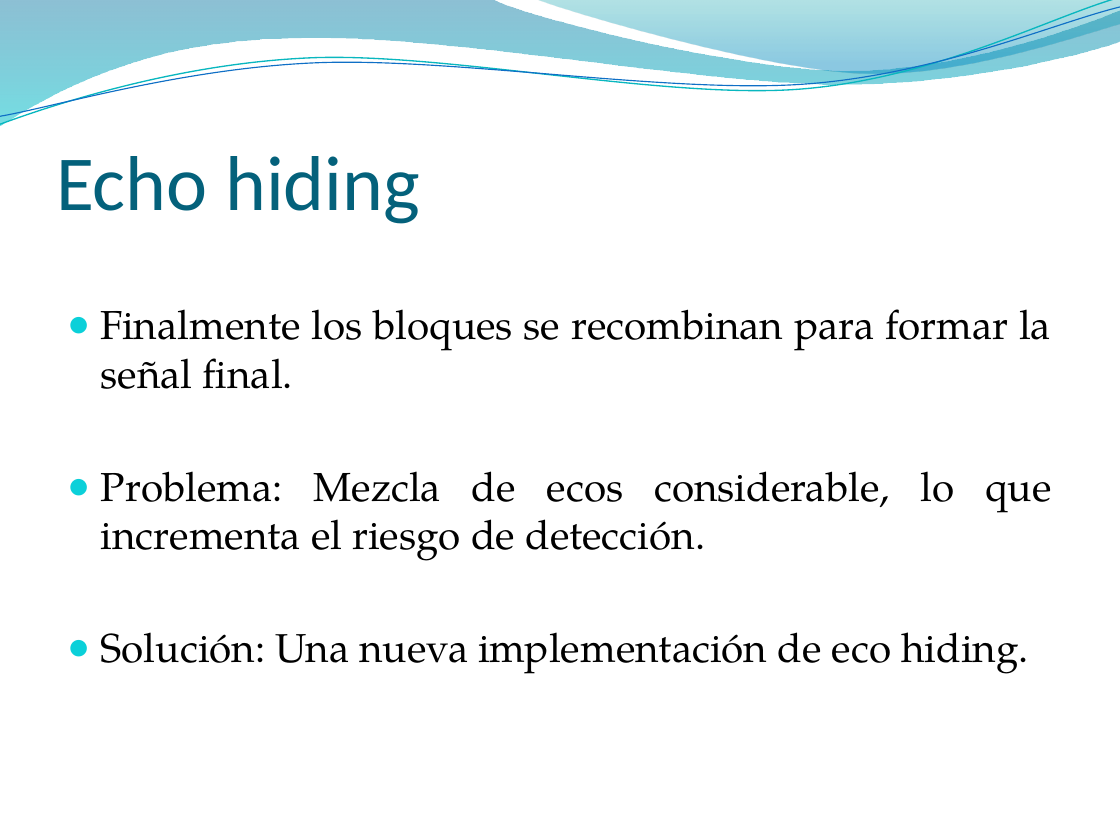
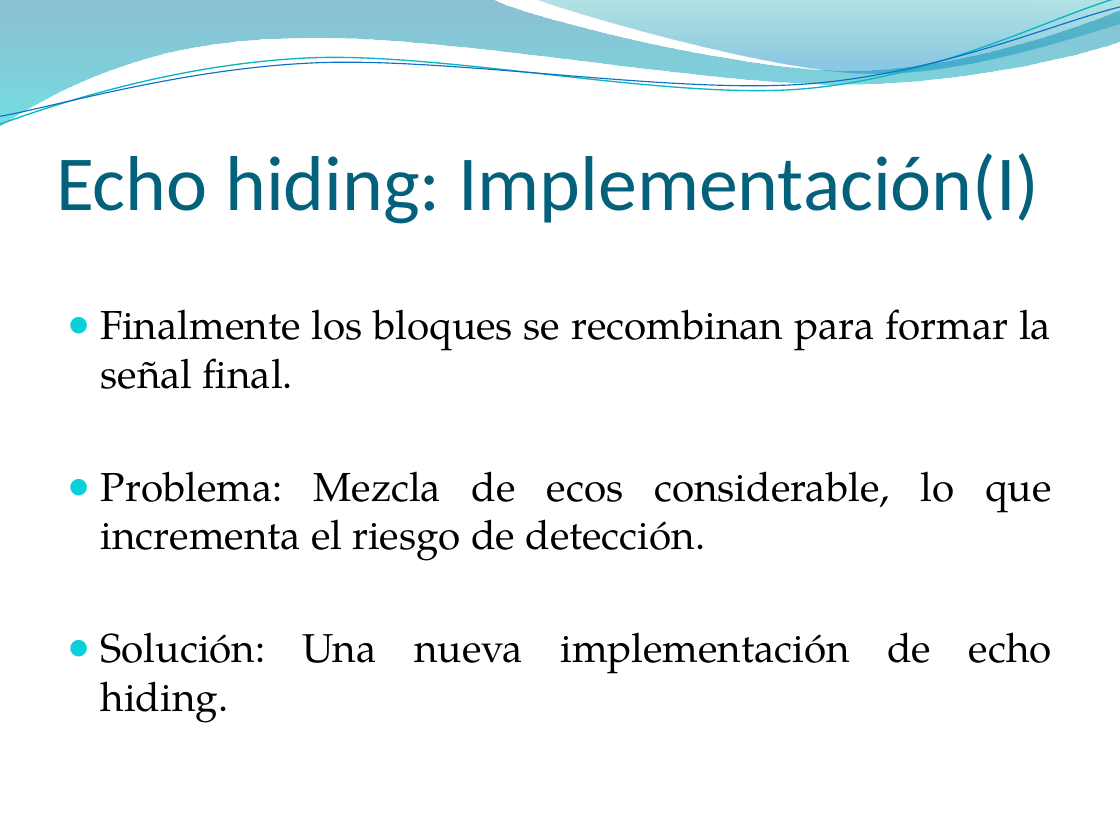
Before and after one commit to pasruiben/esteganografia-criptografia, a slide deck: slide 47 of doc/Ocultar datos en archivos de sonido.pptx (slide 50 before the commit). Drawn at 1120x840 pixels with LibreOffice and Linux fonts; fonts in the diff are those of the drawing; background and template pictures are left out. Boxes give left, top, right and bottom in pixels: in the first picture for what was removed or moved away, otherwise in the second. Text is boxed around its words. In the diff, an @@ line names an element or a change of style, - is before the commit and + after.

```diff
--- a/doc/Ocultar datos en archivos de sonido.pptx
+++ b/doc/Ocultar datos en archivos de sonido.pptx
@@ title at (x1=56, y1=153, x2=1039, y2=224): text changed @@
-Echo hiding
+Echo hiding: Implementación(I)
@@ text at (x1=101, y1=632, x2=1052, y2=723): text changed @@
-● Solución: Una nueva implementación de eco hiding.
+● Solución: Una nueva implementación de echo hiding.
```
Also in this commit, not shown: 32 other slides changed, 4 slides added, 4 slides removed.
